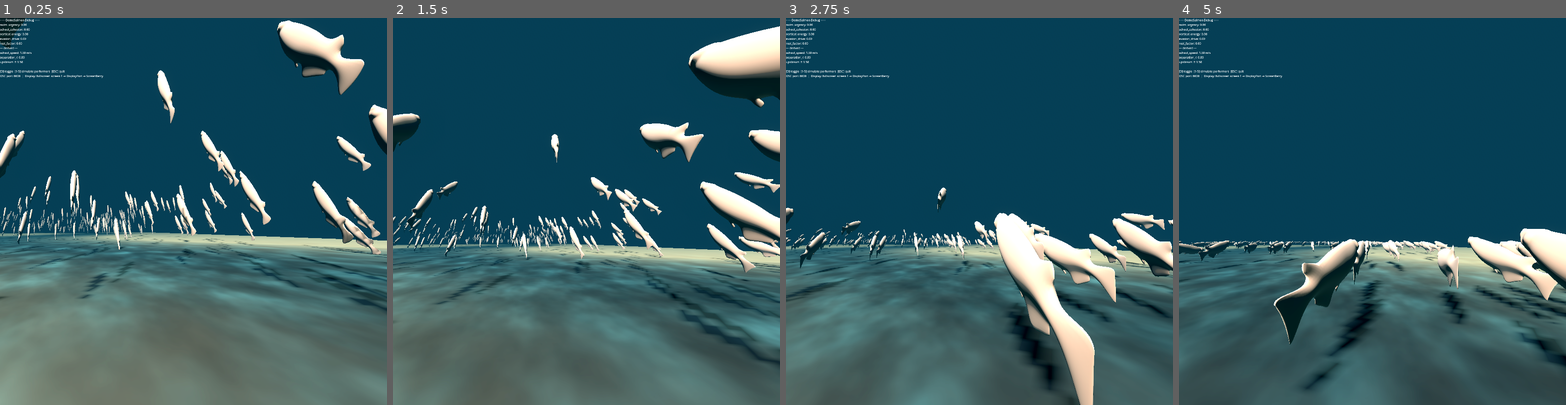
Above: before the commit, frames 1-4 (left to right).
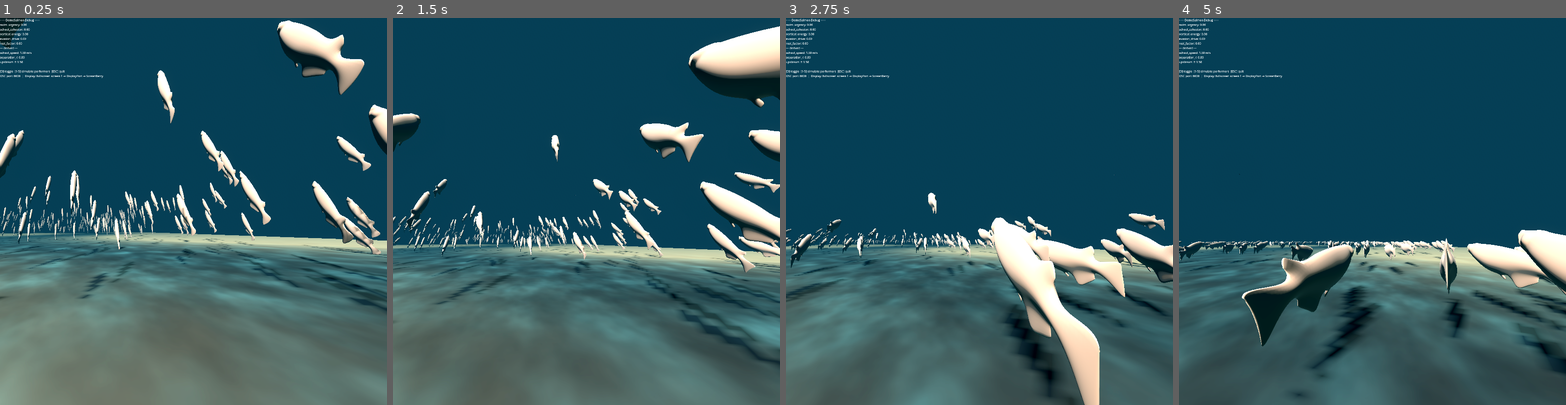
Above: after the commit, the same moments.

Repository: hollygrimm/dome-salmon
Game: Godot game, scene res://scenes/Main.tscn
Same seed, same stepped clock (60 frames per second), same inputs: the game is played once before the commit and once after it.
Inputs:
- Up to frame 1 (0.25 s): no input
- Up to frame 2 (1.5 s): tap Enter at 0.5 s; hold D (move_right) 0.53-1.28 s; tap 1 at 0.6 s; hold S (move_back) from 1.28 s (still down); tap 2 at 1.35 s
- Up to frame 3 (2.75 s): release S (move_back) at 2.03 s; hold D (move_right) from 2.03 s (still down); tap 3 at 2.1 s
- Up to frame 4 (5 s): release D (move_right) at 2.78 s; hold W (move_forward) 2.78-3.53 s; tap 4 at 2.85 s; hold A (move_left) from 3.53 s (still down); tap 5 at 3.6 s; tap 1 at 4.35 s

The runs differ from the first frame. In frame 1, 0.2% of the frame differs, in the area x 0-66%, y 29-63%; in frame 2, 1.5%; in frame 3, 6.5%; in frame 4, 8.8%, in the area x 0-100%, y 40-98%.

Commit message:
feat: wire PlayerFish as predator threat for school flee
Instantiate Keanu's PlayerFish (PR #3) in Main._ready() and push its
global_position into SalmonSchool.threats each frame, then enable
Shawn's FleeBehavior (PR #2) on the school. The school now flees the
viewer-controlled hero fish via the hysteresis path already wired in
ef32b69.

Diff:
--- a/scripts/Main.gd
+++ b/scripts/Main.gd
@@ -14,11 +14,13 @@
 
 @onready var debug_label: Label = $DebugPanel/VBox/Label
 @onready var camera: Camera3D = $Camera3D
+@onready var salmon_school: MultiMeshInstance3D = $SalmonSchool
 
 # River geometry — built procedurally in _ready()
 var river_path: Path3D
 var river_current: RiverCurrent
 var dome_camera: DomeCamera
+var player_fish: PlayerFish
 
 # Procedural meander config
 const RIVER_LENGTH: float = 60.0
@@ -58,6 +60,7 @@
 	_build_river_current()
 	_wire_salmon_school()
 	_build_dome_camera()
+	_build_player_fish()
 
 
 # ── Procedural river setup ─────────────────────────────────────────────────────
@@ -96,9 +99,19 @@
 
 ## Hand the RiverCurrent reference to SalmonSchool so its boids sample the flow.
 func _wire_salmon_school() -> void:
-	var school := $SalmonSchool as MultiMeshInstance3D
-	if school and school.has_method("set"):
-		school.set("river_current", river_current)
+	if salmon_school and salmon_school.has_method("set"):
+		salmon_school.set("river_current", river_current)
+
+
+## Spawn Keanu's PlayerFish as a hero/predator fish near the school.
+## Its position is pushed into SalmonSchool.threats each frame so Shawn's
+## FleeBehavior treats it as a threat and the school flees.
+func _build_player_fish() -> void:
+	player_fish = PlayerFish.new()
+	player_fish.name = "PlayerFish"
+	# Spawn downstream-end of the school volume, mid-water depth.
+	player_fish.global_position = Vector3(0.0, 0.5, 20.0)
+	add_child(player_fish)
 
 
 ## Replace the static Camera3D with a DomeCamera riding a PathFollow3D.
@@ -124,7 +137,13 @@
 
 func _process(_delta: float) -> void:
 	_handle_keyboard_stubs()
+	_update_threats()
 	_update_debug()
+
+
+func _update_threats() -> void:
+	if salmon_school and player_fish:
+		salmon_school.threats = [player_fish.global_position]
 
 
 func _input(event: InputEvent) -> void:
--- a/scripts/SalmonSchool.gd
+++ b/scripts/SalmonSchool.gd
@@ -33,7 +33,7 @@
 # See docs/CONTRIBUTING.md and scripts/contributions/{name}/README.md.
 @export var enable_ticoh_schooling: bool = false   # SchoolingBehavior modulator
 @export var enable_jacob_mode: bool = false        # BehaviorMode state machine
-@export var enable_shawn_flee: bool = false        # FleeBehavior per-fish force
+@export var enable_shawn_flee: bool = true         # FleeBehavior per-fish force
 ## Threats for Shawn's flee behavior (rocks, boats, disturbance zones).
 ## Main.gd maintains this list; can be empty.
 var threats: Array = []
